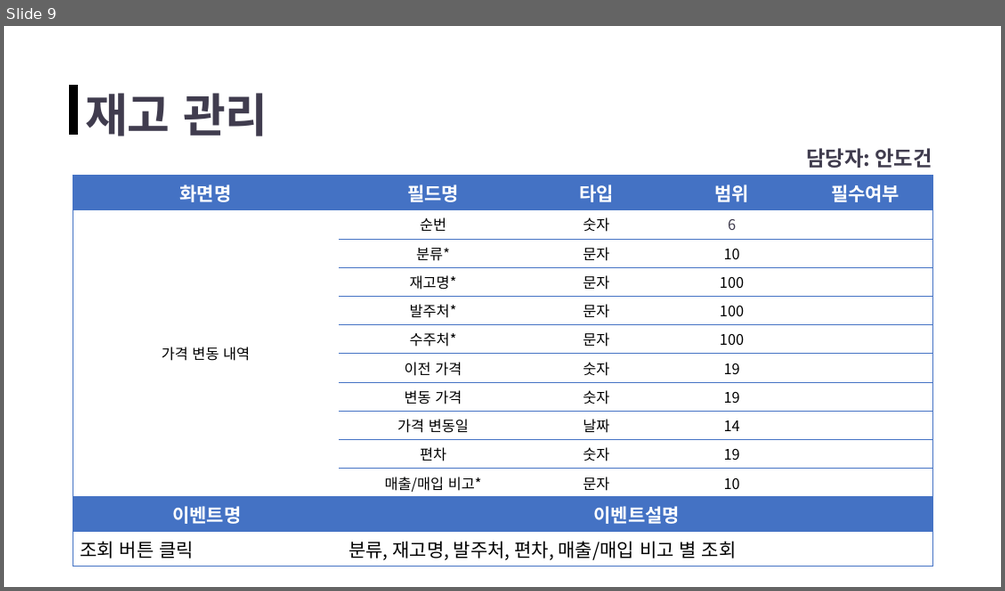
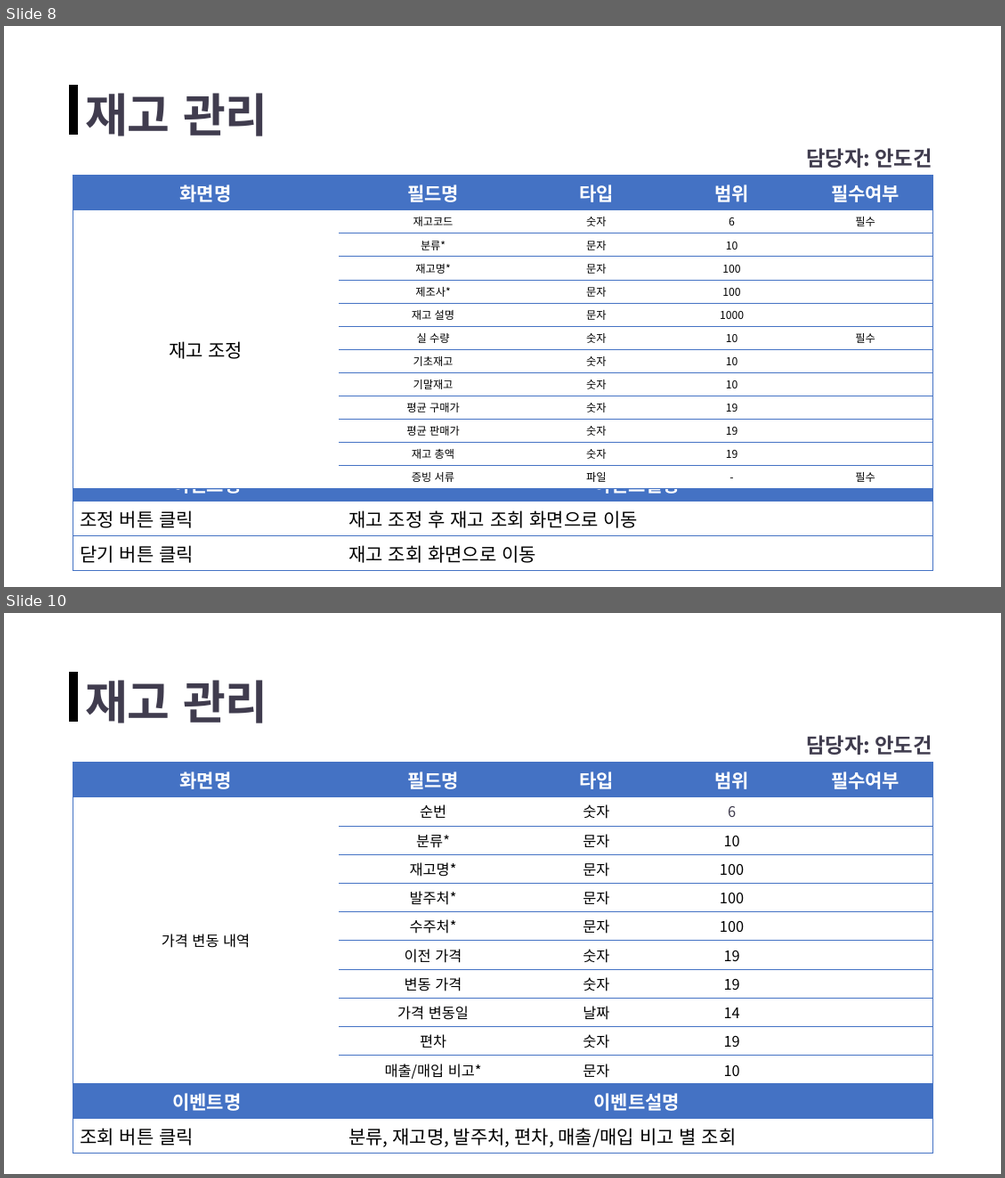
Before and after one commit to ppodong-bro/Team_OB, a slide deck: 분석자료/화면설계서(초안)_재고 관리.pptx. Shown one above the other, each under a label of ours: slide 9 before the commit, slides 8 and 10 after it; the slides between them are not shown. The pictures are 1005x591 and 1005x1178 pixels, drawn with LibreOffice and Linux fonts; fonts in the diff are those of the drawing. Boxes give left, top, right and bottom in pixels: in the first picture for what was removed or moved away, otherwise in the second. Text is boxed around its words. In the diff, an @@ line names an element or a change of style, - is before the commit and + after.

Commit message:
화면설계 재고 Update
화면설계 재고 Update

```diff
--- a/분석자료/화면설계서(초안)_재고 관리.pptx
+++ b/분석자료/화면설계서(초안)_재고 관리.pptx
@@ slide 8 added at (4, 26, 1001, 587), background #FFFFFF @@
@@ rectangle added at (70, 85, 77, 135), fill #000000, outline #000000 1 pt @@
@@ text added at (85, 93, 268, 136), 44.5 pt, text #403C4E, bold @@
+재고 관리
@@ text added at (806, 148, 931, 168), 20 pt, text #403C4E, bold @@
+담당자: 안도건
@@ table added at (73, 176, 932, 485), 13 rows, 5 columns @@
+화면명 | 필드명 | 타입 | 범위 | 필수여부
+재고 조정 | 재고코드 | 숫자 | 6 | 필수
+ | 분류* | 문자 | 10 | 
+ | 재고명* | 문자 | 100 | 
+ | 제조사* | 문자 | 100 | 
+ | 재고 설명 | 문자 | 1000 | 
+ | 실 수량 | 숫자 | 10 | 필수
+ | 기초재고 | 숫자 | 10 | 
+ | 기말재고 | 숫자 | 10 | 
+ | 평균 구매가 | 숫자 | 19 | 
+ | 평균 판매가 | 숫자 | 19 | 
+ | 재고 총액 | 숫자 | 19 | 
+ | 증빙 서류 | 파일 | - | 필수
@@ table added at (73, 467, 933, 566), 3 rows, 2 columns @@
+이벤트명 | 이벤트설명
+조정 버튼 클릭 | 재고 조정 후 재고 조회 화면으로 이동
+닫기 버튼 클릭 | 재고 조회 화면으로 이동
@@ what was slide 9 is now slide 10 @@
```
Also in this commit, not shown: 4 slides changed, 1 other file.
